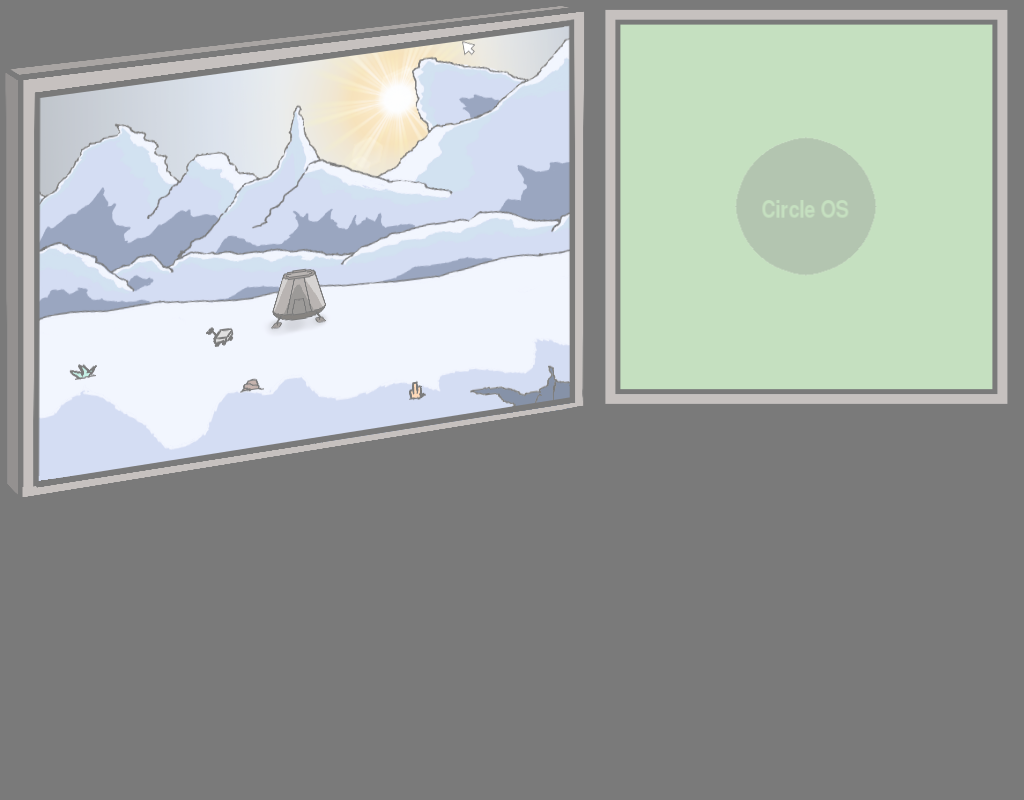
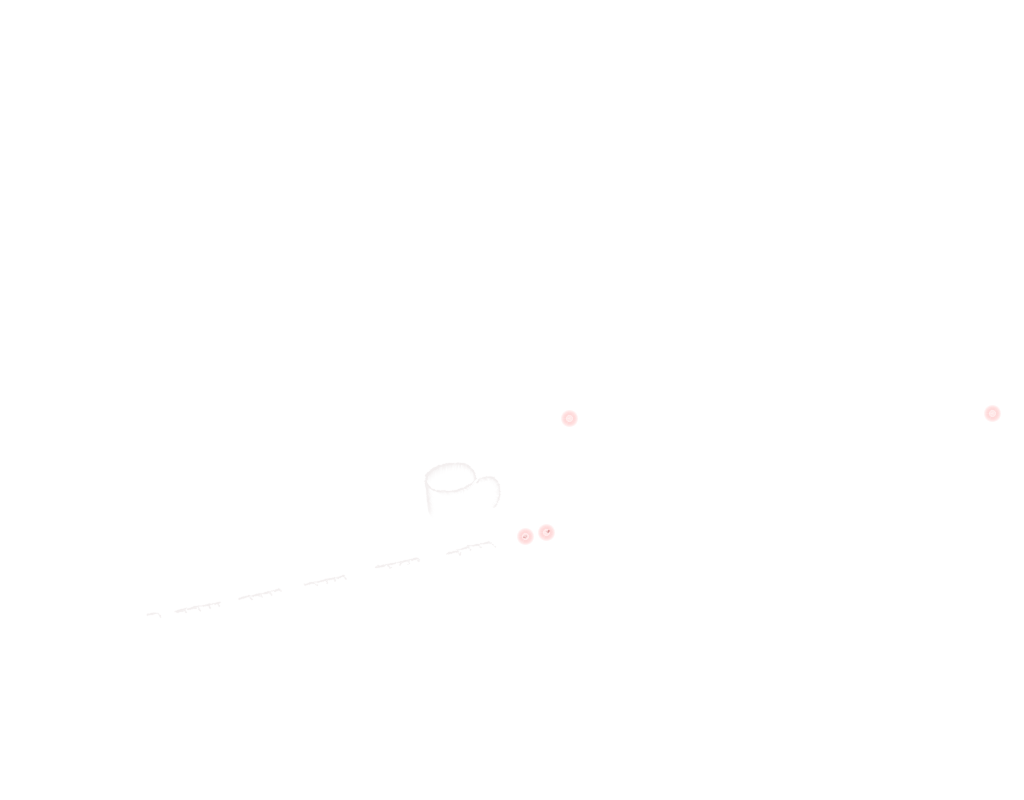
Before/after of a 1024 × 800 layered artwork. What changed in the layer stack:
added layer "Floated Layer copy #2" above "Floated Layer copy #1" over (984, 405, 1001, 422)
added layer "Floated Layer copy #1" above "Floated Layer copy" over (561, 410, 578, 427)
added layer "Floated Layer copy" above "Floated Layer" over (538, 524, 555, 541)
added layer "Floated Layer" above "Base #2" over (517, 528, 534, 545)
added layer "pot" above "actual keys" over (423, 461, 502, 521)
added layer "actual keys" above "Base" over (123, 514, 1024, 800)
hid "Base", painted on it over (117, 461, 1024, 800)
hid "Pasted Layer" over (0, 0, 1024, 800)
